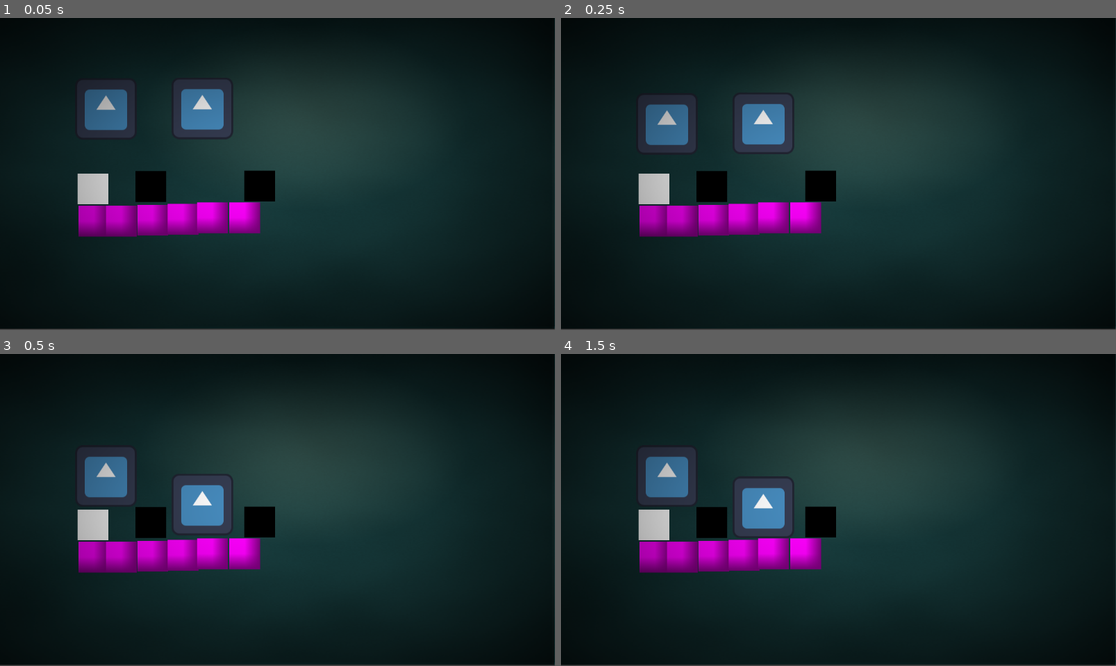
Above: before the commit, frames 1-4 (two rows, left to right).
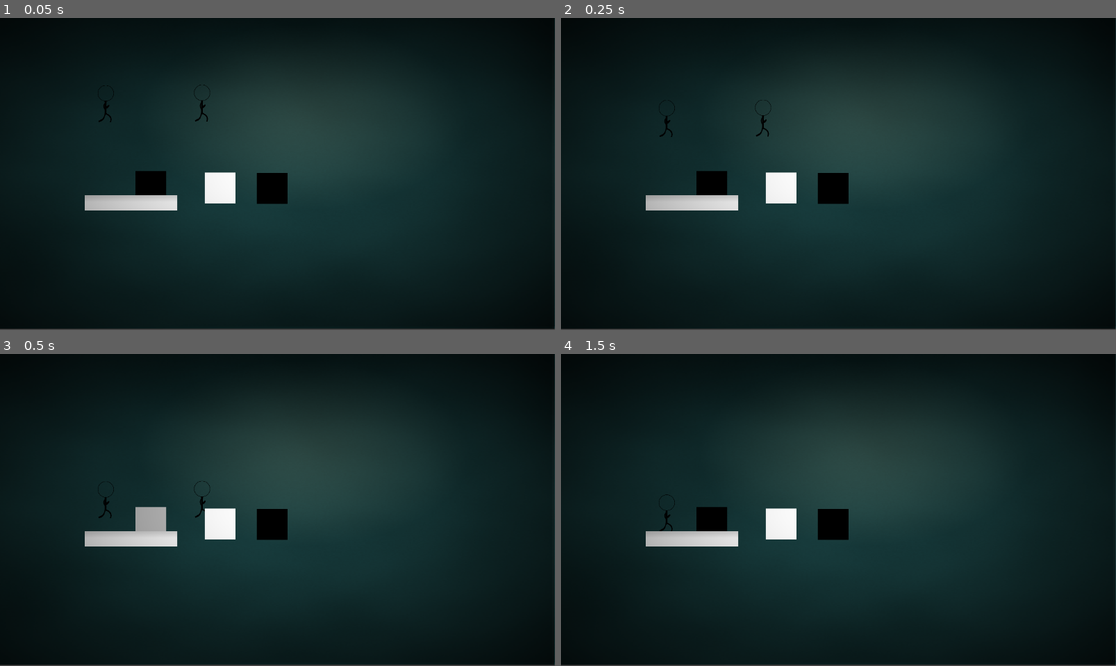
Above: after the commit, the same moments.

Repository: NahuelArrieta/ChronosSociety
Game: Godot game, scene res://levels/level.tscn
The game is run twice, just before and just after one commit, with the same random seed, the same clock (stepped at 60 frames per second) and the same inputs. The engine's default icon, where the game draws it, is replaced by a stand-in: a white triangle on a blue panel in a dark square.
Inputs:
- Up to frame 1 (0.05 s): no input
- Up to frame 2 (0.25 s): no input
- Up to frame 3 (0.5 s): no input
- Up to frame 4 (1.5 s): tap Space (REVERT_P1) at 0.6 s; tap Enter at 1.25 s; tap Shift (REVERT_P2) at 1.35 s

The runs differ from the first frame. In frame 1, 7.5% of the frame differs, in the area x 13-52%, y 21-71%; in frame 2, 7.7%; in frame 3, 8.3%, in the area x 13-52%, y 30-71%; in frame 4, 7.8%.

Commit message:
add player animations

Diff:
--- a/entities/enviroment/platform/platform.tscn
+++ b/entities/enviroment/platform/platform.tscn
@@ -1,6 +1,6 @@
 [gd_scene load_steps=3 format=3 uid="uid://bn4dscbsrik6o"]
 
-[sub_resource type="PlaceholderTexture2D" id="PlaceholderTexture2D_vmhxp"]
+[ext_resource type="Texture2D" uid="uid://b82a1js512dd7" path="res://visual/platform/platform.png" id="1_yecdb"]
 
 [sub_resource type="RectangleShape2D" id="RectangleShape2D_vmhxp"]
 size = Vector2(63, 63)
@@ -8,10 +8,10 @@
 [node name="Platform" type="StaticBody2D"]
 
 [node name="Sprite2D" type="Sprite2D" parent="."]
-position = Vector2(32, 32)
-scale = Vector2(64, 64)
-texture = SubResource("PlaceholderTexture2D_vmhxp")
+scale = Vector2(0.25, 0.25)
+texture = ExtResource("1_yecdb")
+flip_v = true
 
 [node name="CollisionShape2D" type="CollisionShape2D" parent="."]
-position = Vector2(32, 32)
+scale = Vector2(0.5, 0.5)
 shape = SubResource("RectangleShape2D_vmhxp")
--- a/entities/player/player.gd
+++ b/entities/player/player.gd
@@ -23,6 +23,8 @@
 	add_to_group(Global.TIME_TRAVEL_GROUP)
 
 
+
+
 func _physics_process(delta):
 	if is_reverting:
 		revert_state()
@@ -36,7 +38,11 @@
 	var direction = Input.get_axis(left_action, right_action)
 	velocity.x = direction * speed
 
+
+
 	move_and_slide()
+	update_animation()
+
 
 func record_state():
 	var state = {
@@ -67,3 +73,13 @@
 
 		return true
 	return false
+
+func update_animation():
+	if velocity.x > 0:
+		$Animation.play("moving")
+		$Animation.flip_h = false
+	elif velocity.x < 0:
+		$Animation.play("moving")
+		$Animation.flip_h = true
+	else:
+		$Animation.play("idle")
--- a/entities/player/player.tscn
+++ b/entities/player/player.tscn
@@ -1,17 +1,159 @@
-[gd_scene load_steps=4 format=3 uid="uid://bg8oq3w6fk3j3"]
+[gd_scene load_steps=23 format=3 uid="uid://bg8oq3w6fk3j3"]
 
 [ext_resource type="Script" uid="uid://b78bww5c8bahl" path="res://entities/player/player.gd" id="1_symyc"]
 [ext_resource type="Texture2D" uid="uid://blgwtqydtmwpf" path="res://icon.svg" id="2_abrql"]
+[ext_resource type="Texture2D" uid="uid://dco4gov5ygjvx" path="res://visual/player/6cr5jbo9i.png" id="3_sglur"]
 
 [sub_resource type="RectangleShape2D" id="RectangleShape2D_abrql"]
-size = Vector2(126.75, 129)
+size = Vector2(30, 117.5)
+
+[sub_resource type="AtlasTexture" id="AtlasTexture_sglur"]
+atlas = ExtResource("3_sglur")
+region = Rect2(1080, 2040, 180, 340)
+
+[sub_resource type="AtlasTexture" id="AtlasTexture_bls4j"]
+atlas = ExtResource("3_sglur")
+region = Rect2(0, 0, 180, 340)
+
+[sub_resource type="AtlasTexture" id="AtlasTexture_fkugw"]
+atlas = ExtResource("3_sglur")
+region = Rect2(720, 0, 180, 340)
+
+[sub_resource type="AtlasTexture" id="AtlasTexture_8fjmc"]
+atlas = ExtResource("3_sglur")
+region = Rect2(0, 340, 180, 340)
+
+[sub_resource type="AtlasTexture" id="AtlasTexture_qiwj3"]
+atlas = ExtResource("3_sglur")
+region = Rect2(720, 340, 180, 340)
+
+[sub_resource type="AtlasTexture" id="AtlasTexture_26q78"]
+atlas = ExtResource("3_sglur")
+region = Rect2(0, 680, 180, 340)
+
+[sub_resource type="AtlasTexture" id="AtlasTexture_bectd"]
+atlas = ExtResource("3_sglur")
+region = Rect2(720, 680, 180, 340)
+
+[sub_resource type="AtlasTexture" id="AtlasTexture_wvtmh"]
+atlas = ExtResource("3_sglur")
+region = Rect2(0, 1020, 180, 340)
+
+[sub_resource type="AtlasTexture" id="AtlasTexture_7thud"]
+atlas = ExtResource("3_sglur")
+region = Rect2(720, 1020, 180, 340)
+
+[sub_resource type="AtlasTexture" id="AtlasTexture_a1qjk"]
+atlas = ExtResource("3_sglur")
+region = Rect2(0, 1360, 180, 340)
+
+[sub_resource type="AtlasTexture" id="AtlasTexture_j3ovn"]
+atlas = ExtResource("3_sglur")
+region = Rect2(720, 1360, 180, 340)
+
+[sub_resource type="AtlasTexture" id="AtlasTexture_afbqv"]
+atlas = ExtResource("3_sglur")
+region = Rect2(0, 1700, 180, 340)
+
+[sub_resource type="AtlasTexture" id="AtlasTexture_gx6sm"]
+atlas = ExtResource("3_sglur")
+region = Rect2(720, 1700, 180, 340)
+
+[sub_resource type="AtlasTexture" id="AtlasTexture_yqrof"]
+atlas = ExtResource("3_sglur")
+region = Rect2(0, 2040, 180, 340)
+
+[sub_resource type="AtlasTexture" id="AtlasTexture_3wlsy"]
+atlas = ExtResource("3_sglur")
+region = Rect2(720, 2040, 180, 340)
+
+[sub_resource type="AtlasTexture" id="AtlasTexture_b2kln"]
+atlas = ExtResource("3_sglur")
+region = Rect2(0, 2380, 180, 340)
+
+[sub_resource type="AtlasTexture" id="AtlasTexture_we0b7"]
+atlas = ExtResource("3_sglur")
+region = Rect2(720, 2380, 180, 340)
+
+[sub_resource type="SpriteFrames" id="SpriteFrames_bls4j"]
+animations = [{
+"frames": [{
+"duration": 1.0,
+"texture": SubResource("AtlasTexture_sglur")
+}],
+"loop": true,
+"name": &"idle",
+"speed": 5.0
+}, {
+"frames": [{
+"duration": 1.0,
+"texture": SubResource("AtlasTexture_bls4j")
+}, {
+"duration": 1.0,
+"texture": SubResource("AtlasTexture_fkugw")
+}, {
+"duration": 1.0,
+"texture": SubResource("AtlasTexture_8fjmc")
+}, {
+"duration": 1.0,
+"texture": SubResource("AtlasTexture_qiwj3")
+}, {
+"duration": 1.0,
+"texture": SubResource("AtlasTexture_26q78")
+}, {
+"duration": 1.0,
+"texture": SubResource("AtlasTexture_bectd")
+}, {
+"duration": 1.0,
+"texture": SubResource("AtlasTexture_wvtmh")
+}, {
+"duration": 1.0,
+"texture": SubResource("AtlasTexture_7thud")
+}, {
+"duration": 1.0,
+"texture": SubResource("AtlasTexture_a1qjk")
+}, {
+"duration": 1.0,
+"texture": SubResource("AtlasTexture_j3ovn")
+}, {
+"duration": 1.0,
+"texture": SubResource("AtlasTexture_afbqv")
+}, {
+"duration": 1.0,
+"texture": SubResource("AtlasTexture_gx6sm")
+}, {
+"duration": 1.0,
+"texture": SubResource("AtlasTexture_yqrof")
+}, {
+"duration": 1.0,
+"texture": SubResource("AtlasTexture_3wlsy")
+}, {
+"duration": 1.0,
+"texture": SubResource("AtlasTexture_b2kln")
+}, {
+"duration": 1.0,
+"texture": SubResource("AtlasTexture_we0b7")
+}],
+"loop": true,
+"name": &"moving",
+"speed": 5.0
+}]
 
 [node name="Player" type="CharacterBody2D"]
 script = ExtResource("1_symyc")
 
 [node name="Sprite" type="Sprite2D" parent="."]
+visible = false
 texture = ExtResource("2_abrql")
 
 [node name="Collision" type="CollisionShape2D" parent="."]
-position = Vector2(-0.375, 0.5)
+position = Vector2(-1.5, -2.375)
+scale = Vector2(0.5, 0.5)
 shape = SubResource("RectangleShape2D_abrql")
+
+[node name="Animation" type="AnimatedSprite2D" parent="."]
+position = Vector2(0, -9)
+scale = Vector2(0.25, 0.25)
+sprite_frames = SubResource("SpriteFrames_bls4j")
+animation = &"idle"
+speed_scale = 9.0
--- a/levels/level.tscn
+++ b/levels/level.tscn
@@ -17,19 +17,19 @@
 [node name="Platforms" type="Node" parent="."]
 
 [node name="Platform" parent="Platforms" instance=ExtResource("2_hjsbj")]
-position = Vector2(163, 390)
+position = Vector2(224, 384)
 
 [node name="Platform2" parent="Platforms" instance=ExtResource("2_hjsbj")]
-position = Vector2(220, 390)
+position = Vector2(192, 384)
 
 [node name="Platform3" parent="Platforms" instance=ExtResource("2_hjsbj")]
-position = Vector2(285, 388)
+position = Vector2(256, 384)
 
 [node name="Platform4" parent="Platforms" instance=ExtResource("2_hjsbj")]
-position = Vector2(348, 386)
+position = Vector2(320, 384)
 
 [node name="Platform5" parent="Platforms" instance=ExtResource("2_hjsbj")]
-position = Vector2(409, 383)
+position = Vector2(288, 384)
 
 [node name="TimeTravelController" type="Node" parent="."]
 script = ExtResource("3_cwqvt")
@@ -39,14 +39,14 @@
 player_number = 2
 
 [node name="Button" parent="." instance=ExtResource("4_5mrsh")]
-position = Vector2(161, 323)
+position = Vector2(425, 321)
 
 [node name="Door" parent="." instance=ExtResource("5_safpt")]
 position = Vector2(281, 318)
 
 [node name="Door2" parent="." instance=ExtResource("5_safpt")]
-position = Vector2(507, 317)
+position = Vector2(533, 322)
 groupId = 1
 
 [node name="Platform" parent="." instance=ExtResource("2_hjsbj")]
-position = Vector2(476, 383)
+position = Vector2(352, 384)
Binary file added: visual/platform/platform.png
Not shown, added: visual/platform/platform.png.import
Binary file added: visual/player/6cr5jbo9i.png
Not shown, added: visual/player/6cr5jbo9i.png.import
